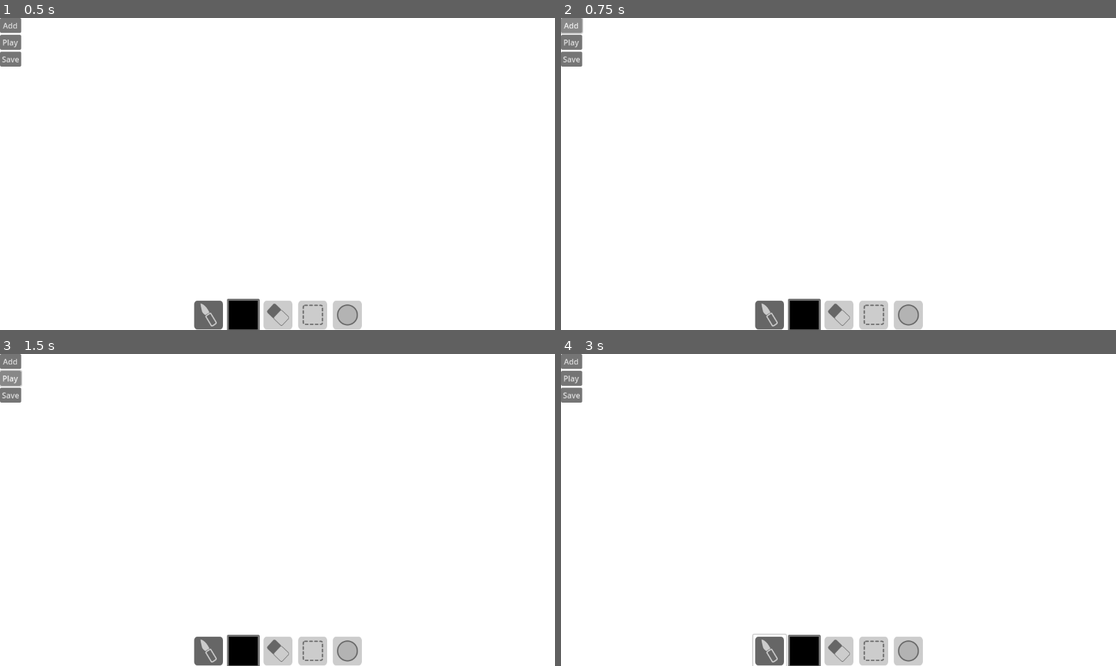
Above: before the commit, frames 1-4 (two rows, left to right).
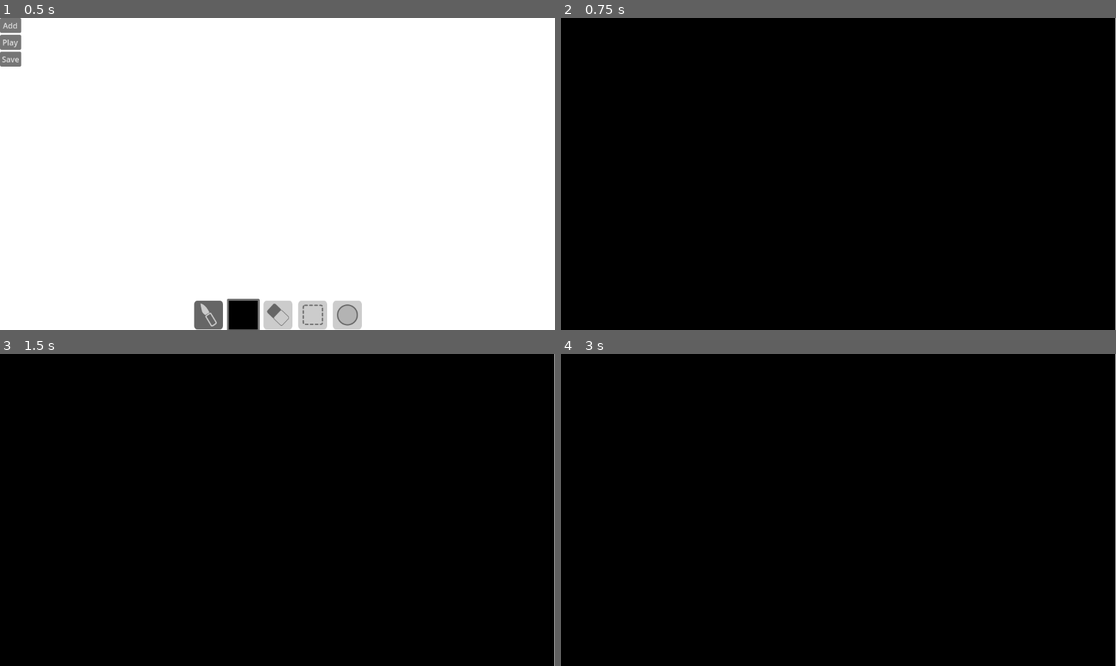
Above: after the commit, the same moments.

Repository: CadeL4D/AnimationMaker
Game: Godot game, scene res://Scenes/drawing_space.tscn
Two runs of this game, one before a commit and one after it. Both use one fixed random seed, a clock stepped at 60 frames per second and the inputs below.
Inputs (mouse positions are in pixels of both pictures, inside the frame that each line leads up to):
- Up to frame 1 (0.5 s): no input
- Up to frame 2 (0.75 s): click "Add" at 0.5 s
- Up to frame 3 (1.5 s): click "Play" at 1.25 s
- Up to frame 4 (3 s): click "Play" at 2 s; click (771, 650) at 2.75 s

Frame 1 is identical in both runs. In frame 2, 100% of the frame differs, in the area x 0-100%, y 0-100%; in frame 3, 100%; in frame 4, 100%.

Commit message:
Color Rect

Diff:
--- a/Scenes/drawing_space.tscn
+++ b/Scenes/drawing_space.tscn
@@ -19,11 +19,13 @@
 offset_bottom = 651.0
 
 [node name="Export Buttons" parent="." instance=ExtResource("2_2yglc")]
+process_priority = 1
 layout_mode = 1
 offset_right = -1102.0
 offset_bottom = -543.0
 
 [node name="tool_selection" parent="." instance=ExtResource("3_w032l")]
+process_priority = 1
 layout_mode = 1
 
 [connection signal="pressedButton" from="tool_selection" to="." method="_on_tool_selection_pressed_button"]
--- a/export_buttons.gd
+++ b/export_buttons.gd
@@ -18,6 +18,8 @@
 	get_viewport().get_texture().get_image().save_png("user://image"+str(count)+".png")
 	var rect = ColorRect.new()
 	rect.color = Color.BLACK
+	rect.size.x = 1151
+	rect.size.y = 651
 	get_parent().add_child(rect)
 
 func play_button_clicked():
